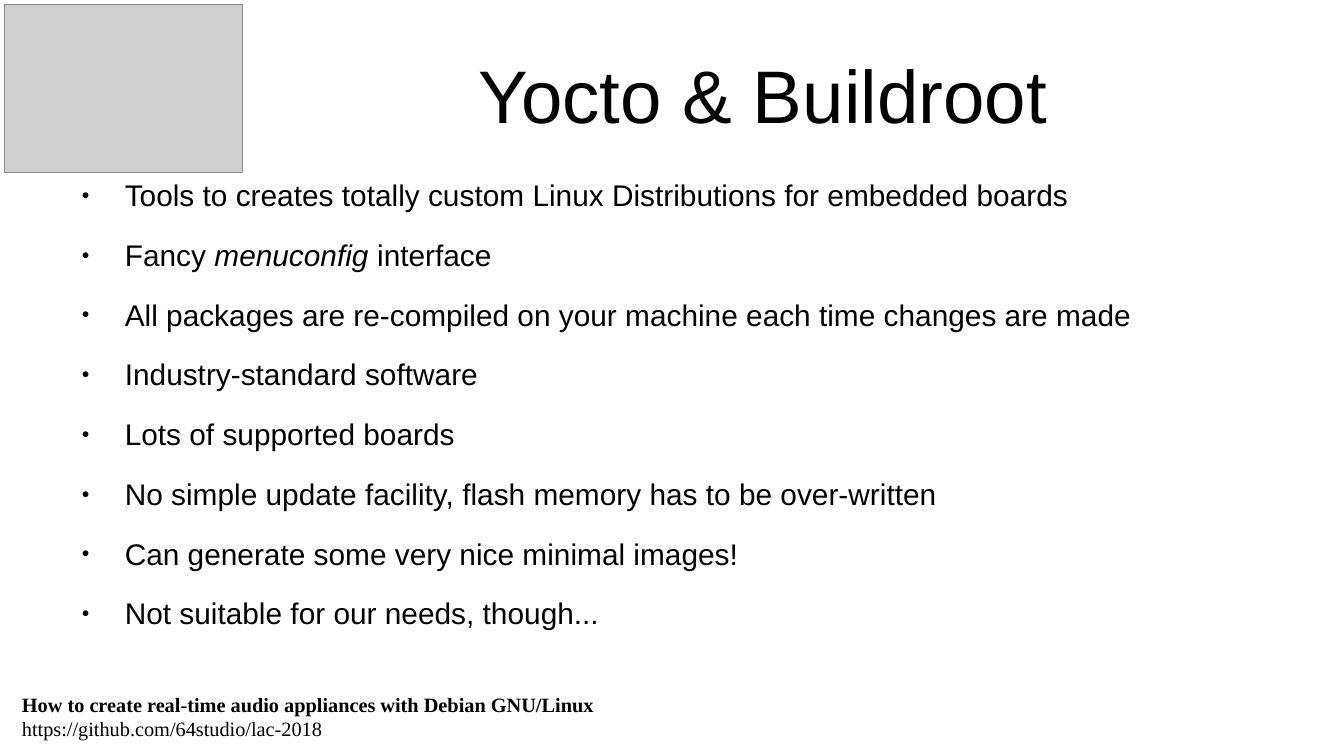
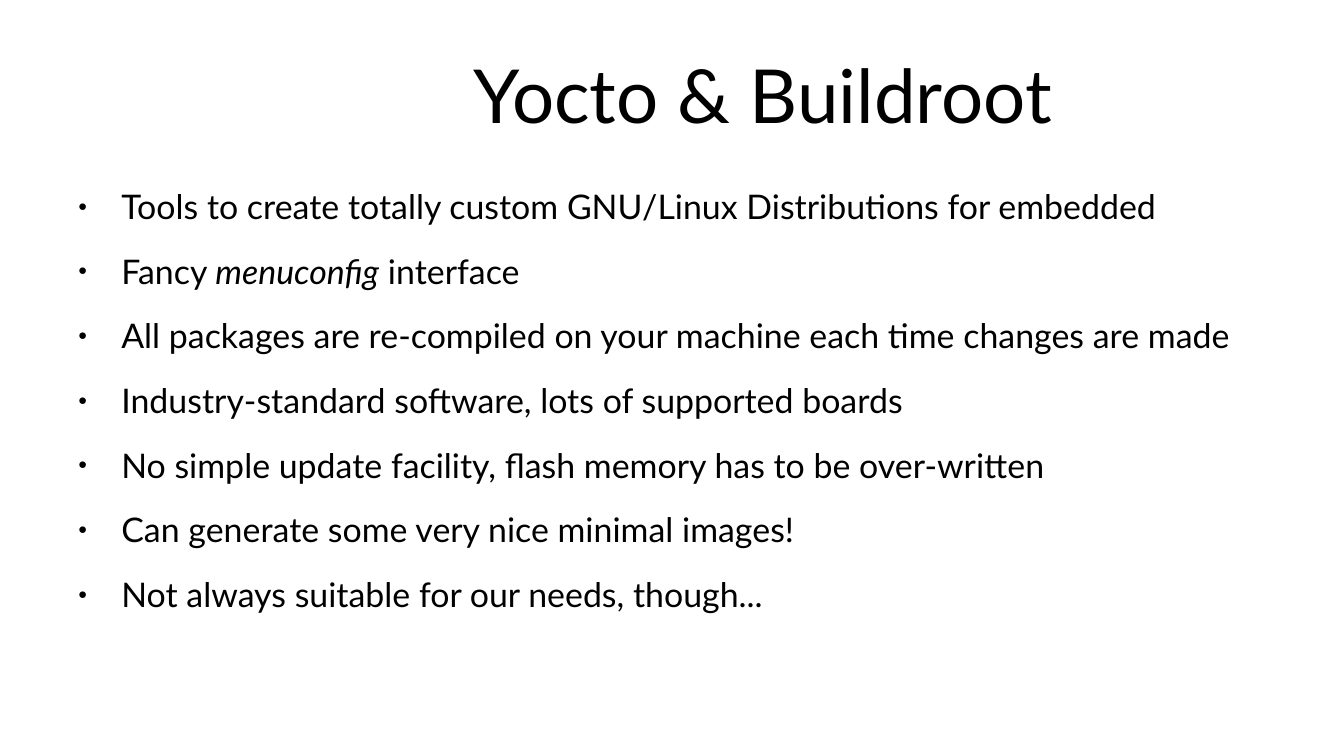
Before and after one commit to 64studio/lac-2018, a slide deck: slide 6 of lac_workshop_template-creating_appliances_slides.odp. Drawn at 1344x756 pixels with LibreOffice and Linux fonts; fonts in the diff are those of the drawing; grey boxes stand for pictures; background and template pictures are left out. Boxes give left, top, right and bottom in pixels: in the first picture for what was removed or moved away, otherwise in the second. Text is boxed around its words. In the diff, an @@ line names an element or a change of style, - is before the commit and + after.

```diff
--- a/lac_workshop_template-creating_appliances_slides.odp
+++ b/lac_workshop_template-creating_appliances_slides.odp
@@ picture removed at (5, 5, 243, 173) @@
@@ title "Yocto & Buildroot" at (474, 68, 1052, 124): font Arial to Lato @@
@@ text "Tools to create totally custom ...": place and size @@
-text "Tools to create totally custom ..." at (125, 184, 1131, 630)
+text "Tools to create totally custom ..." at (121, 194, 1230, 614)
@@ text at (121, 194, 1156, 225): text changed; size 17.6 to 20 pt; font Arial to Lato @@
-● Tools to creates totally custom Linux Distributions for embedded boards
+● Tools to create totally custom GNU/Linux Distributions for embedded
@@ text at (121, 259, 1230, 549): size 17.6 to 20 pt, font Arial to Lato in "Fancy menuconfig interface", "All packages are re-compiled on your machine ...", "No simple update facility, flash memory has ...", "Can generate some very nice minimal images!" @@
@@ text at (121, 388, 902, 419): text changed; size 17.6 to 20 pt; font Arial to Lato @@
-● Industry-standard software
-● Lots of supported boards
+● Industry-standard software, lots of supported boards
@@ text at (121, 582, 763, 614): text changed; size 17.6 to 20 pt; font Arial to Lato @@
-● Not suitable for our needs, though...
+● Not always suitable for our needs, though...
@@ text removed at (22, 698, 594, 741) @@
-How to create real-time audio appliances with Debian GNU/Linux
-https://github.com/64studio/lac-2018
```
Also in this commit, not shown: 11 other slides changed, 1 slide added, 2 slides removed, 1 other file.
